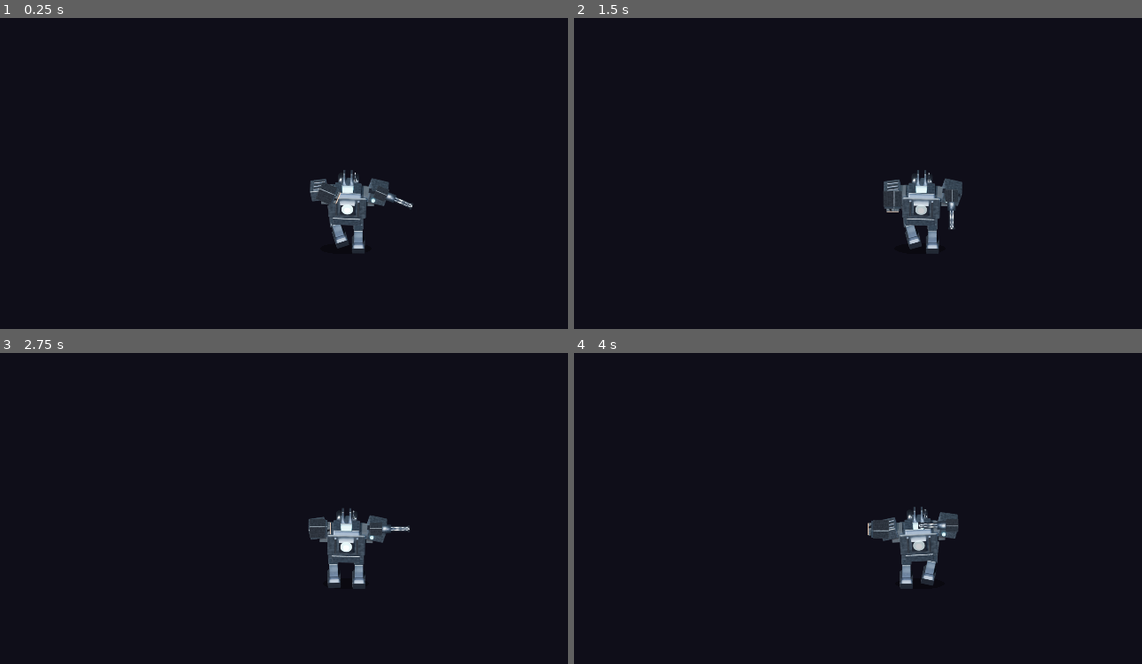
Above: before the commit, frames 1-4 (two rows, left to right).
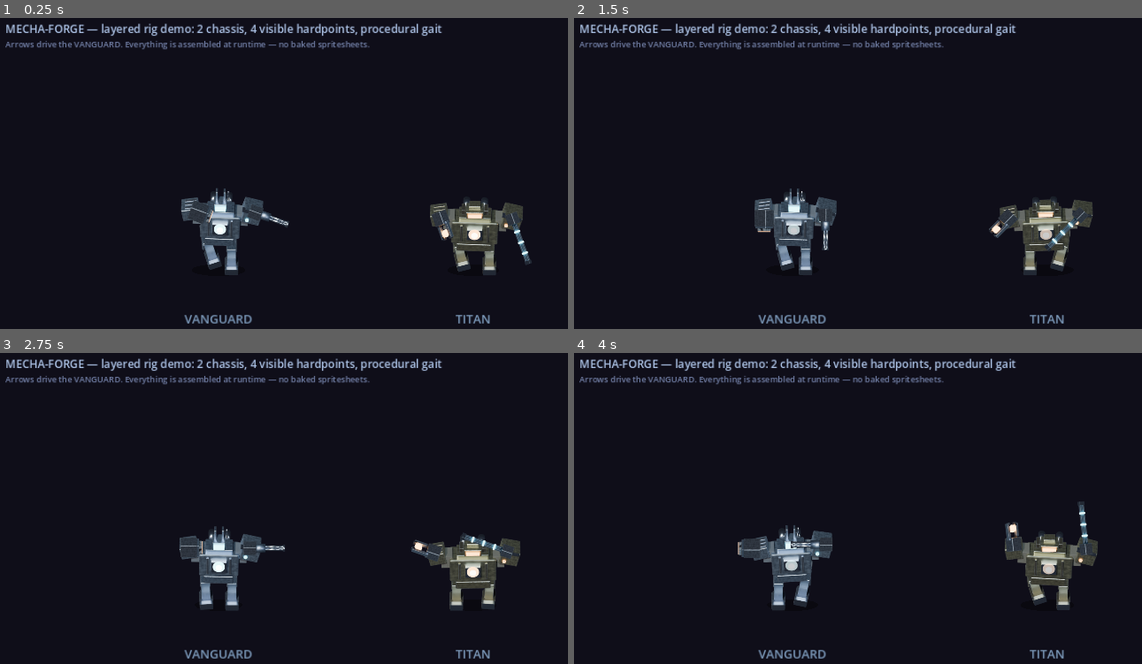
Above: after the commit, the same moments.

Repository: MalikChekour/mecha-forge-
Game: Godot game, scene res://scenes/Main.tscn
Two runs of this game, one before a commit and one after it. Both use one fixed random seed, a clock stepped at 60 frames per second and the inputs below.
Inputs:
- Up to frame 1 (0.25 s): no input
- Up to frame 2 (1.5 s): hold Right (ui_right) 0.53-1.28 s; hold Down (ui_down) from 1.28 s (still down)
- Up to frame 3 (2.75 s): release Down (ui_down) at 2.03 s; hold Right (ui_right) from 2.03 s (still down)
- Up to frame 4 (4 s): release Right (ui_right) at 2.78 s; hold Up (ui_up) 2.78-3.53 s; hold Left (ui_left) from 3.53 s (still down)

The runs differ from the first frame. In frame 1, 8.6% of the frame differs, in the area x 0-94%, y 1-99%; in frame 2, 8.7%; in frame 3, 8.6%; in frame 4, 8.8%, in the area x 0-93%, y 1-99%.

Commit message:
v3 customization proof: 2 chassis + 4 weapons + playable web demo
- build_mecha.py parameterized by CHASSIS SPEC: vanguard (blue, crest head) +
  titan (heavy: wider torso, short legs, bunker head, olive/bronze, orange core,
  slower/heavier gait constants). Each renders to assets/mecha/<id>/ with its
  own rig.json (anchors + per-chassis anim constants).
- 2 new weapon archetypes: railgun (twin rails + emissive accelerator coils,
  long reach) and plasmacaster (fork prongs + hot plasma orb). All 4 weapons are
  chassis-independent hardpoints.
- preview_gif.py v3: duo showcase — both chassis side by side, distinct loadouts,
  own cadences (titan lumbers at 0.82 step_freq), muzzle flashes.
- MechaRig: chassis parameter (assets/mecha/<chassis>/); Boot: two-rig demo with
  per-rig assertions (SMOKE PASS: 2x 7 layers, 2x 2 hardpoints, 22 fires, exit 0).
- Web export preset (nothreads) + release build; verified in a real headless
  Chromium (SwiftShader WebGL): boots, renders both mechas, 0 console errors.

Co-Authored-By: Claude Fable 5 <noreply@anthropic.com>

Diff:
--- a/game/actors/MechaRig.gd
+++ b/game/actors/MechaRig.gd
@@ -20,6 +20,7 @@
 signal fired(hardpoint_index: int, muzzle_world: Vector2, aim: Vector2)
 
 @export var display_height: float = 150.0   # on-screen mecha height in px
+@export var chassis: String = "vanguard"    # assets/mecha/<chassis>/ — set BEFORE add_child
 
 var frame_px: float = 384.0
 var velocity: Vector2 = Vector2.ZERO
@@ -53,7 +54,7 @@
 	return float(v) if (v is float or v is int) else def
 
 func _load_rig() -> void:
-	var path: String = "res://assets/mecha/rig.json"
+	var path: String = "res://assets/mecha/%s/rig.json" % chassis
 	if FileAccess.file_exists(path):
 		var f: FileAccess = FileAccess.open(path, FileAccess.READ)
 		if f != null:
@@ -80,7 +81,7 @@
 	s.centered = true
 	s.z_index = z
 	s.name = lname
-	s.texture = Tex.get_tex("res://assets/mecha/%s.png" % lname, tint, int(frame_px))
+	s.texture = Tex.get_tex("res://assets/mecha/%s/%s.png" % [chassis, lname], tint, int(frame_px))
 	add_child(s)
 	_layers[lname] = s
 
--- /dev/null
+++ b/game/assets/mecha/titan/rig.json
@@ -0,0 +1,98 @@
+{
+  "frame": 384,
+  "z_order": {
+    "thigh_left": 0,
+    "thigh_right": 0,
+    "shin_left": 1,
+    "shin_right": 1,
+    "torso": 3,
+    "core": 4,
+    "head": 5
+  },
+  "anim": {
+    "step_freq": 0.82,
+    "thigh_rot": 0.1,
+    "shin_rot": 0.22,
+    "lift_thigh": 0.02,
+    "lift_shin": 0.02,
+    "stride": 0.014,
+    "squash": 0.055,
+    "bob": 0.025,
+    "lat": 0.01,
+    "rock": 0.055,
+    "head_bob": 0.008,
+    "core_pulse_hz": 1.2,
+    "recoil": 0.06,
+    "recoil_rock": 0.05
+  },
+  "hips": {
+    "left": [
+      -46.3,
+      17.7
+    ],
+    "right": [
+      46.3,
+      17.7
+    ]
+  },
+  "knees": {
+    "left": [
+      -46.3,
+      54.5
+    ],
+    "right": [
+      46.3,
+      54.5
+    ]
+  },
+  "feet": {
+    "left": [
+      -46.3,
+      104.6
+    ],
+    "right": [
+      46.3,
+      104.6
+    ]
+  },
+  "shoulders": {
+    "left": [
+      -99.3,
+      -40.3
+    ],
+    "right": [
+      101.8,
+      -41.9
+    ]
+  },
+  "center": [
+    0.0,
+    -0.0
+  ],
+  "weapons": {
+    "autocannon": {
+      "muzzle": [
+        109.4,
+        -0.0
+      ]
+    },
+    "missilepod": {
+      "muzzle": [
+        63.1,
+        -0.0
+      ]
+    },
+    "railgun": {
+      "muzzle": [
+        143.1,
+        -0.0
+      ]
+    },
+    "plasmacaster": {
+      "muzzle": [
+        73.6,
+        -0.0
+      ]
+    }
+  }
+}
--- a/game/assets/mecha/rig.json
+++ b/game/assets/mecha/vanguard/rig.json
@@ -81,6 +81,18 @@
         63.1,
         -0.0
       ]
+    },
+    "railgun": {
+      "muzzle": [
+        143.1,
+        -0.0
+      ]
+    },
+    "plasmacaster": {
+      "muzzle": [
+        73.6,
+        -0.0
+      ]
     }
   }
 }
--- a/game/scenes/Boot.gd
+++ b/game/scenes/Boot.gd
@@ -1,76 +1,96 @@
 extends Node2D
-## Rig sandbox + headless smoke harness.
-## Drives a MechaRig through walk / aim / fire so the whole layered-animation
-## system is exercised. Desktop: interactive sandbox (arrows move; auto-demo
-## otherwise). Headless (--autoplay): asserts real invariants and exits with a
-## meaningful code — review fix: no hardcoded "0 errors", no unconditional quit(0).
+## Rig sandbox + headless smoke harness — CUSTOMIZATION DEMO.
+## Two chassis, two loadouts, one part-layer system:
+##   VANGUARD (blue, crest head)  : rotary autocannon + missile pod
+##   TITAN    (olive heavy, bunker): railgun + plasmacaster (slower, heavier gait)
+## Desktop/web: auto-demo (arrows drive the vanguard). Headless (--autoplay):
+## asserts real invariants per rig and exits 0/1 accordingly.
 
-const EXPECT_LAYERS: int = 7      # thigh x2 + shin x2 + torso + core + head
+const EXPECT_LAYERS: int = 7
 const EXPECT_HARDPOINTS: int = 2
 
-var rig: MechaRig
+var rigs: Array[MechaRig] = []
+var _fires: Dictionary = {}      # rig index -> count
 var _t: float = 0.0
 var _frames: int = 0
-var _fires: int = 0
 var _headless: bool = false
 
 func _ready() -> void:
 	_headless = DisplayServer.get_name() == "headless" or OS.get_cmdline_user_args().has("--autoplay")
-	rig = MechaRig.new()
-	rig.display_height = 240.0
-	rig.position = get_viewport_rect().size * 0.5
+	var sz: Vector2 = get_viewport_rect().size
+	_spawn("vanguard", Vector2(sz.x * 0.32, sz.y * 0.55), [["autocannon", "right"], ["missilepod", "left"]])
+	_spawn("titan", Vector2(sz.x * 0.68, sz.y * 0.55), [["railgun", "right"], ["plasmacaster", "left"]])
+	for i in rigs.size():
+		print("[boot] rig=%s layers=%d hardpoints=%d" % [rigs[i].chassis, rigs[i].get_layer_count(), rigs[i].get_hardpoint_count()])
+
+func _spawn(chassis_id: String, pos: Vector2, loadout: Array) -> void:
+	var rig: MechaRig = MechaRig.new()
+	rig.chassis = chassis_id
+	rig.display_height = 250.0
+	rig.position = pos
 	add_child(rig)
-	rig.add_hardpoint("autocannon", "right")
-	rig.add_hardpoint("missilepod", "left")
-	rig.fired.connect(_on_fired)
-	print("[boot] headless=%s layers=%d hardpoints=%d" % [_headless, rig.get_layer_count(), rig.get_hardpoint_count()])
-
-func _on_fired(_i: int, muzzle: Vector2, _aim: Vector2) -> void:
-	_fires += 1
-	# muzzle must be a finite world position (guards the tip math)
-	if not (is_finite(muzzle.x) and is_finite(muzzle.y)):
-		push_error("fired with non-finite muzzle position")
+	for w in loadout:
+		rig.add_hardpoint(String(w[0]), String(w[1]))
+	var idx: int = rigs.size()
+	_fires[idx] = 0
+	rig.fired.connect(func(_i: int, muzzle: Vector2, _aim: Vector2) -> void:
+		_fires[idx] = int(_fires[idx]) + 1
+		if not (is_finite(muzzle.x) and is_finite(muzzle.y)):
+			push_error("non-finite muzzle position on rig %d" % idx))
+	rigs.append(rig)
 
 func _process(delta: float) -> void:
 	_t += delta
 	_frames += 1
+	# vanguard: player-drivable, else auto-demo
 	var mv: Vector2 = Vector2(
 		Input.get_action_strength("ui_right") - Input.get_action_strength("ui_left"),
 		Input.get_action_strength("ui_down") - Input.get_action_strength("ui_up"))
+	var v: MechaRig = rigs[0]
 	if mv.length() > 0.1:
-		rig.velocity = mv.normalized() * 200.0
-		rig.aim_dir = mv
+		v.velocity = mv.normalized() * 200.0
+		v.aim_dir = mv
 	else:
-		var ang: float = _t * 0.8
-		rig.velocity = Vector2(cos(ang), sin(ang)) * 190.0
-		rig.aim_dir = Vector2(cos(_t * 1.6), sin(_t * 1.6))
+		var a1: float = _t * 0.8
+		v.velocity = Vector2(cos(a1), sin(a1)) * 190.0
+		v.aim_dir = Vector2(cos(_t * 1.4), sin(_t * 1.4))
+	# titan: always auto, slower drift (heavy class)
+	var t2: MechaRig = rigs[1]
+	var a2: float = _t * 0.5 + PI
+	t2.velocity = Vector2(cos(a2), sin(a2)) * 150.0
+	t2.aim_dir = Vector2(cos(_t * 0.9 + 1.0), sin(_t * 0.9 + 1.0))
+	# staggered fire across all four hardpoints
 	if _frames % 40 == 0:
-		rig.fire(0)
+		v.fire(0)
 	if _frames % 55 == 0:
-		rig.fire(1)
+		v.fire(1)
+	if _frames % 70 == 5:
+		t2.fire(0)
+	if _frames % 62 == 20:
+		t2.fire(1)
 	queue_redraw()
 	if _headless:
 		if _frames % 60 == 0:
-			print("[rig] f=%d t=%.1f aim=%d deg layers=%d hp=%d fires=%d" % [
-				_frames, _t, int(rad_to_deg(rig.aim_dir.angle())),
-				rig.get_layer_count(), rig.get_hardpoint_count(), _fires])
-		if _frames >= 240:
+			print("[rig] f=%d fires=%s" % [_frames, str(_fires)])
+		if _frames >= 300:
 			_finish()
 
 func _finish() -> void:
 	var ok: bool = true
 	var why: Array[String] = []
-	if rig.get_layer_count() != EXPECT_LAYERS:
-		ok = false; why.append("layers=%d expected %d" % [rig.get_layer_count(), EXPECT_LAYERS])
-	if rig.get_hardpoint_count() != EXPECT_HARDPOINTS:
-		ok = false; why.append("hardpoints=%d expected %d" % [rig.get_hardpoint_count(), EXPECT_HARDPOINTS])
-	if _fires <= 0:
-		ok = false; why.append("no fire events")
-	if rig.frame_px <= 0.0:
-		ok = false; why.append("bad frame_px")
+	for i in rigs.size():
+		var r: MechaRig = rigs[i]
+		if r.get_layer_count() != EXPECT_LAYERS:
+			ok = false; why.append("%s layers=%d" % [r.chassis, r.get_layer_count()])
+		if r.get_hardpoint_count() != EXPECT_HARDPOINTS:
+			ok = false; why.append("%s hardpoints=%d" % [r.chassis, r.get_hardpoint_count()])
+		if int(_fires[i]) <= 0:
+			ok = false; why.append("%s never fired" % r.chassis)
+		if r.frame_px <= 0.0:
+			ok = false; why.append("%s bad frame_px" % r.chassis)
 	if ok:
-		print("[rig] SMOKE PASS — layers=%d hardpoints=%d fires=%d" % [
-			rig.get_layer_count(), rig.get_hardpoint_count(), _fires])
+		print("[rig] SMOKE PASS — 2 chassis x (%d layers, %d hardpoints), fires=%s" % [
+			EXPECT_LAYERS, EXPECT_HARDPOINTS, str(_fires)])
 		get_tree().quit(0)
 	else:
 		print("[rig] SMOKE FAIL — " + ", ".join(why))
@@ -90,3 +110,14 @@
 	while y < int(sz.y):
 		draw_line(Vector2(0, y), Vector2(sz.x, y), col, 1.0)
 		y += step
+	# labels under each mecha
+	var f: Font = ThemeDB.fallback_font
+	for r in rigs:
+		var label: String = r.chassis.to_upper()
+		var tw: float = f.get_string_size(label, HORIZONTAL_ALIGNMENT_CENTER, -1, 22).x
+		draw_string(f, r.position + Vector2(-tw / 2.0, 170), label,
+			HORIZONTAL_ALIGNMENT_CENTER, -1, 22, Color(0.6, 0.75, 0.9, 0.8))
+	var title: String = "MECHA-FORGE — layered rig demo: 2 chassis, 4 visible hardpoints, procedural gait"
+	draw_string(f, Vector2(24, 40), title, HORIZONTAL_ALIGNMENT_LEFT, -1, 20, Color(0.75, 0.85, 1.0, 0.9))
+	draw_string(f, Vector2(24, 66), "Arrows drive the VANGUARD. Everything is assembled at runtime — no baked spritesheets.",
+		HORIZONTAL_ALIGNMENT_LEFT, -1, 15, Color(0.55, 0.62, 0.8, 0.8))
Binary file removed: game/assets/mecha/core.png
Binary file removed: game/assets/mecha/head.png
Binary file removed: game/assets/mecha/shin_left.png
Binary file removed: game/assets/mecha/shin_right.png
Binary file removed: game/assets/mecha/thigh_left.png
Binary file removed: game/assets/mecha/thigh_right.png
Binary file added: game/assets/mecha/titan/core.png
Not shown, added: game/assets/mecha/titan/core.png.import
Binary file added: game/assets/mecha/titan/head.png
Not shown, changed: game/assets/mecha/titan/head.png.import
Binary file added: game/assets/mecha/titan/shin_left.png
Not shown, changed: game/assets/mecha/titan/shin_left.png.import
(and 30 more such lines)
